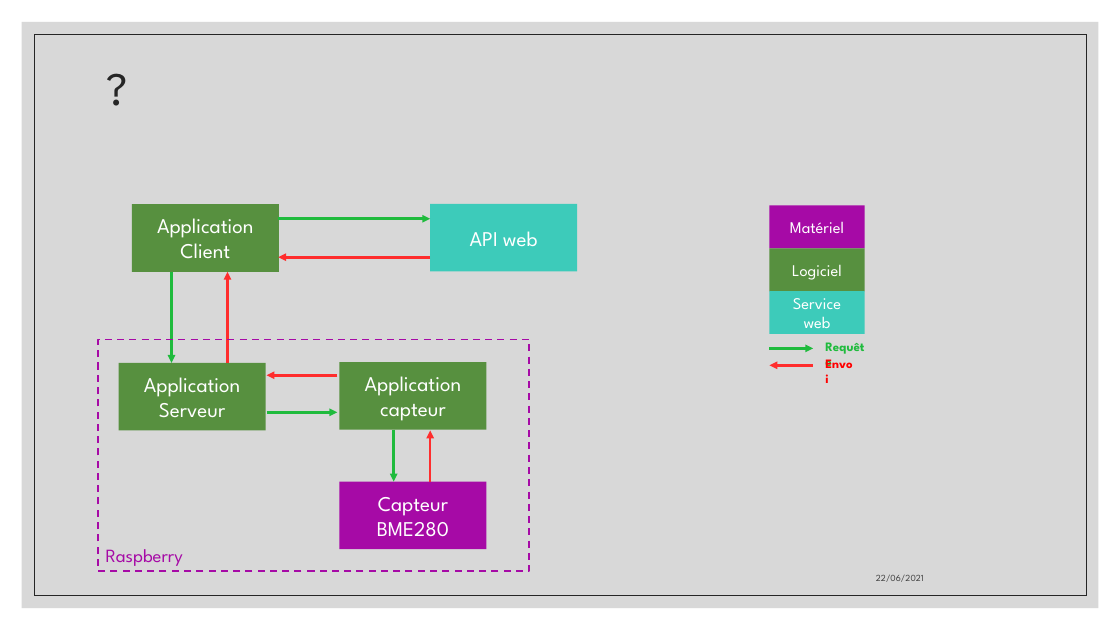
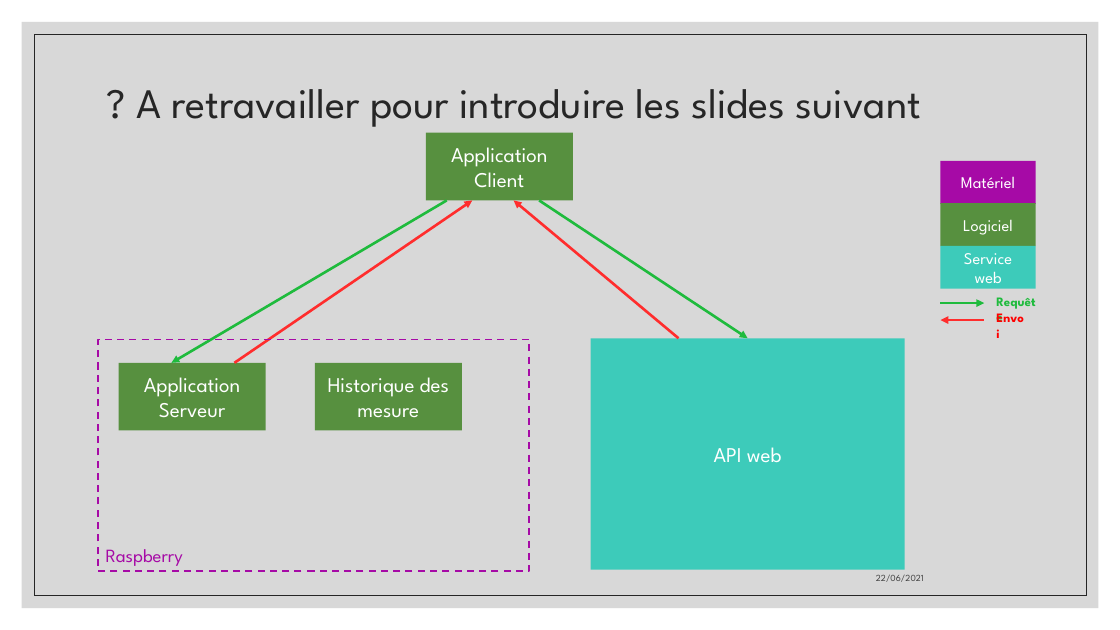
Before and after one commit to aiekick/ProjectStationMeteo, a slide deck: slide 10 of doc/StationMeteo_Soutenance.pptx (slide 13 before the commit). Drawn at 1120x630 pixels with LibreOffice and Linux fonts; fonts in the diff are those of the drawing. Boxes give left, top, right and bottom in pixels: in the first picture for what was removed or moved away, otherwise in the second. Text is boxed around its words. In the diff, an @@ line names an element or a change of style, - is before the commit and + after.

```diff
--- a/doc/StationMeteo_Soutenance.pptx
+++ b/doc/StationMeteo_Soutenance.pptx
@@ title at [136,89,921,127]: text changed; size 40 to 36 pt @@
-?
+? A retravailler pour introduire les slides suivant
@@ rectangle "Application Client": place and size @@
-rectangle "Application Client" at [132,204,279,272]
+rectangle "Application Client" at [426,133,573,201]
@@ arrow moved from (171, 272) - (171, 363) to (447, 201) - (171, 363) @@
@@ arrow moved from (228, 363) - (228, 272) to (234, 363) - (472, 201) @@
@@ arrow moved from (430, 257) - (278, 257) to (679, 339) - (513, 201) @@
@@ arrow moved from (278, 218) - (430, 218) to (539, 201) - (748, 339) @@
@@ 3 rectangles, 2 texts, 2 arrows: place and size @@
-3 rectangles, 2 texts, 2 arrows at [770,206,880,376]
+3 rectangles, 2 texts, 2 arrows at [941,161,1050,330]
@@ rectangle "API web": place and size @@
-rectangle "API web" at [430,204,577,272]
+rectangle "API web" at [591,339,905,571]
@@ arrow removed from (338, 376) to (266, 376) @@
@@ rectangle added at [315,363,462,431], fill #57903F, 18 pt, text #FFFFFF @@
+Historique des mesure
@@ rectangle removed at [339,362,486,430] @@
-Application capteur
@@ arrow removed from (266, 413) to (338, 413) @@
@@ arrow removed from (394, 430) to (394, 481) @@
@@ arrow removed from (430, 481) to (430, 431) @@
@@ rectangle removed at [339,481,486,549] @@
-Capteur BME280
```
Also in this commit, not shown: 16 other slides changed, 6 slides added.
